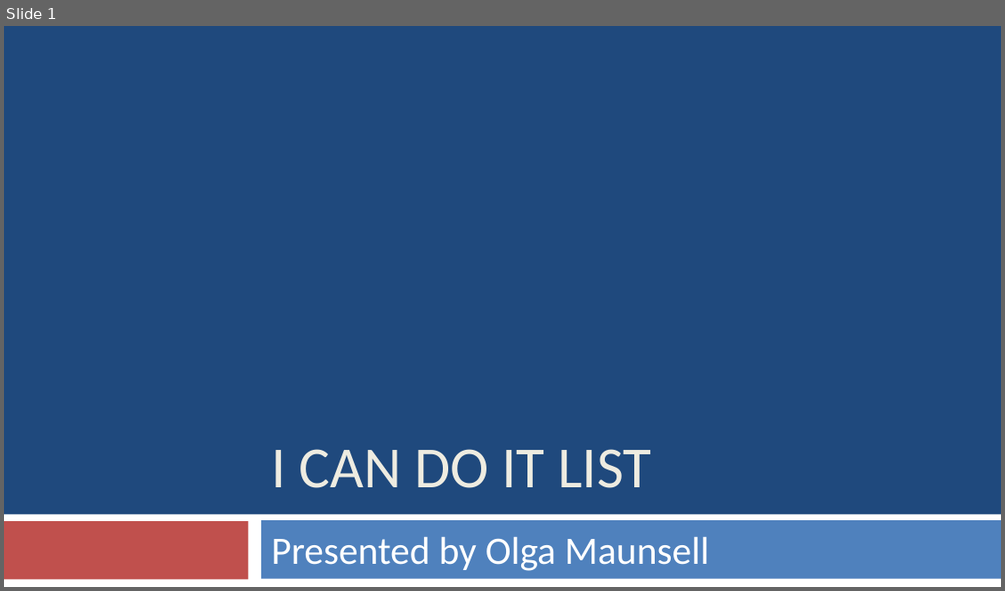
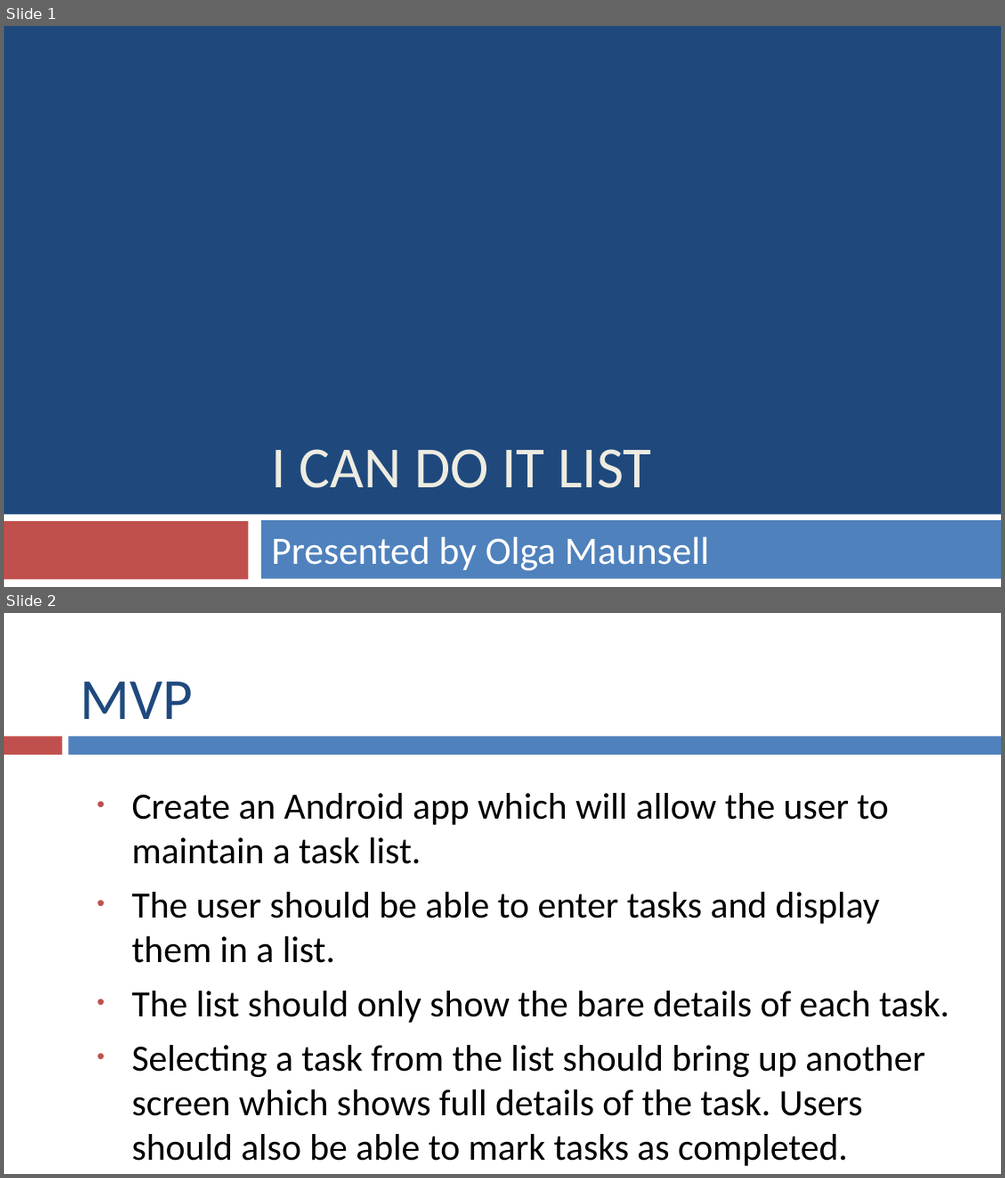
Before and after one commit to olgamaunsell/ICanDoItList-Java-Android-App, a slide deck: I Can Do It List Presentation.pptx. Shown one above the other, each under a label of ours: slide 1 before the commit, slides 1 and 2 after it. The pictures are 1005x591 and 1005x1178 pixels, drawn with LibreOffice and Linux fonts; fonts in the diff are those of the drawing. Boxes give left, top, right and bottom in pixels: in the first picture for what was removed or moved away, otherwise in the second. Text is boxed around its words. In the diff, an @@ line names an element or a change of style, - is before the commit and + after.

```diff
--- a/I Can Do It List Presentation.pptx
+++ b/I Can Do It List Presentation.pptx
@@ slide 2 added at (x1=4, y1=613, x2=1001, y2=1174), background #FFFFFF @@
@@ title added at (x1=81, y1=682, x2=194, y2=719), 42 pt, text #1F497D @@
+MVP
@@ rectangle added at (x1=4, y1=737, x2=62, y2=755), fill #C0504D @@
@@ rectangle added at (x1=69, y1=737, x2=1001, y2=755), fill #4F81BD @@
@@ text added at (x1=132, y1=793, x2=949, y2=1166), 26.8 pt, text #000000 @@
+• Create an Android app which will allow the user to maintain a task list.
+• The user should be able to enter tasks and display them in a list.
+• The list should only show the bare details of each task.
+• Selecting a task from the list should bring up another screen which shows full details of the task. Users should also be able to mark tasks as completed.
```
Also in this commit, not shown: 6 slides changed, 4 other slides added, 3 slides removed, 3 other files.
